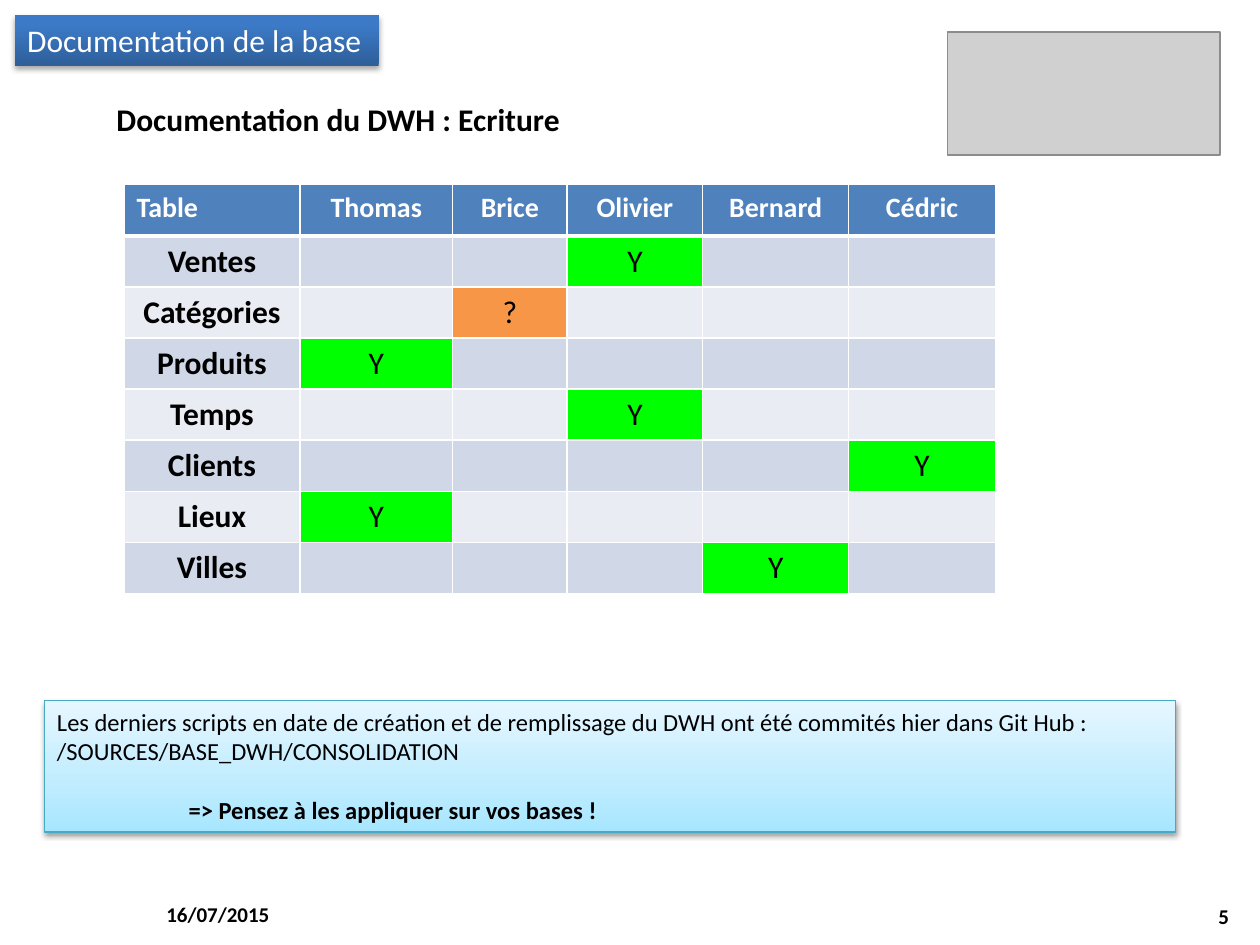
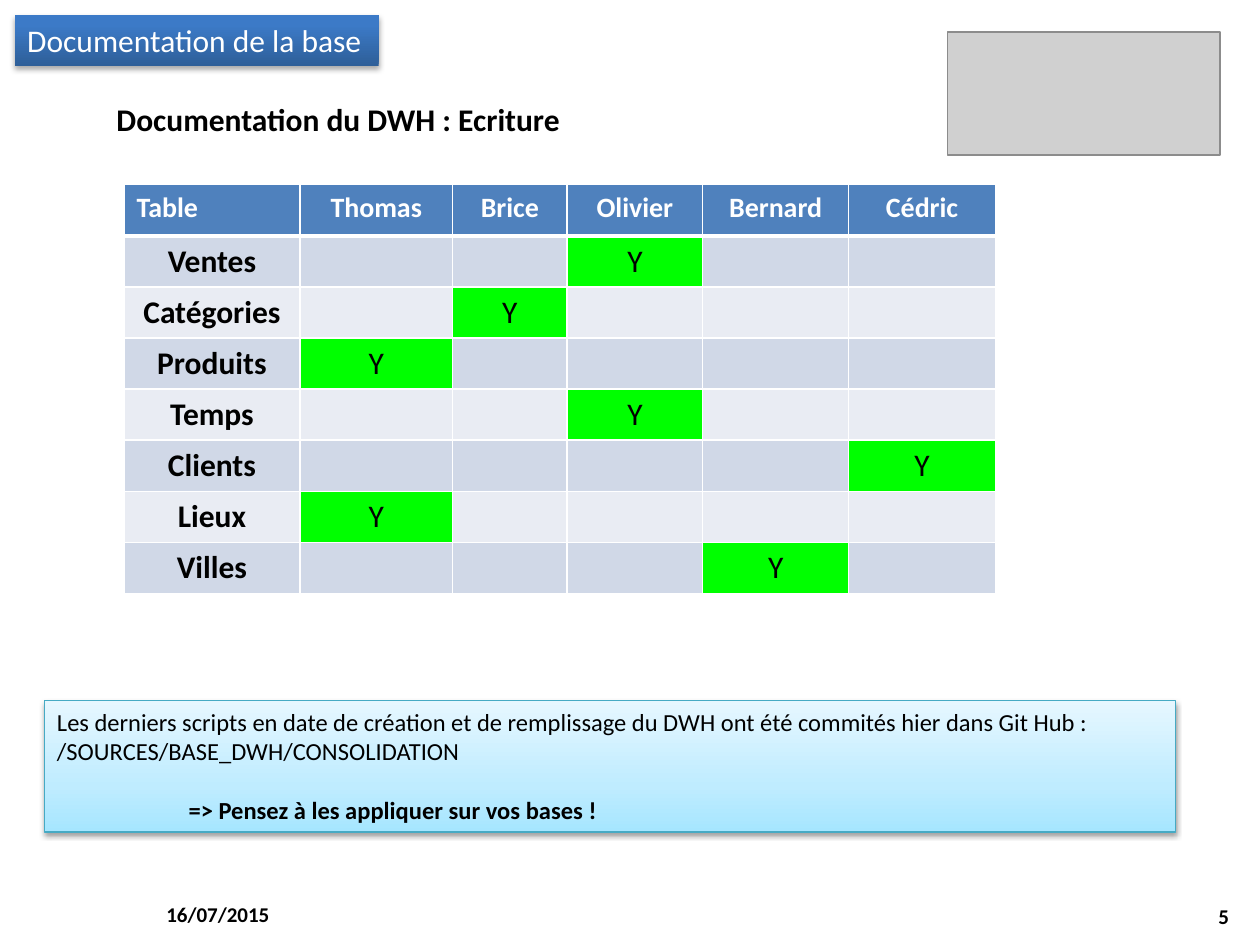
Before and after one commit to M2SIID-ODE/Projet_ODE, a slide deck: slide 5 of Documentation/4 - Suivi projet/Point_Equipe_2015-07-16.pptx. Drawn at 1260x945 pixels with LibreOffice and Linux fonts; fonts in the diff are those of the drawing; grey boxes stand for pictures; background and template pictures are left out. Boxes give left, top, right and bottom in pixels: in the first picture for what was removed or moved away, otherwise in the second. Text is boxed around its words. In the diff, an @@ line names an element or a change of style, - is before the commit and + after.

```diff
--- a/Documentation/4 - Suivi projet/Point_Equipe_2015-07-16.pptx
+++ b/Documentation/4 - Suivi projet/Point_Equipe_2015-07-16.pptx
@@ table at (123,185,997,593) @@
-row 3, column 3: ?
+row 3, column 3: Y
@@ fill #F79646 to #00FF00 in row 3, column 3 @@
```
Also in this commit, not shown: 3 other slides changed, 1 slide added.
